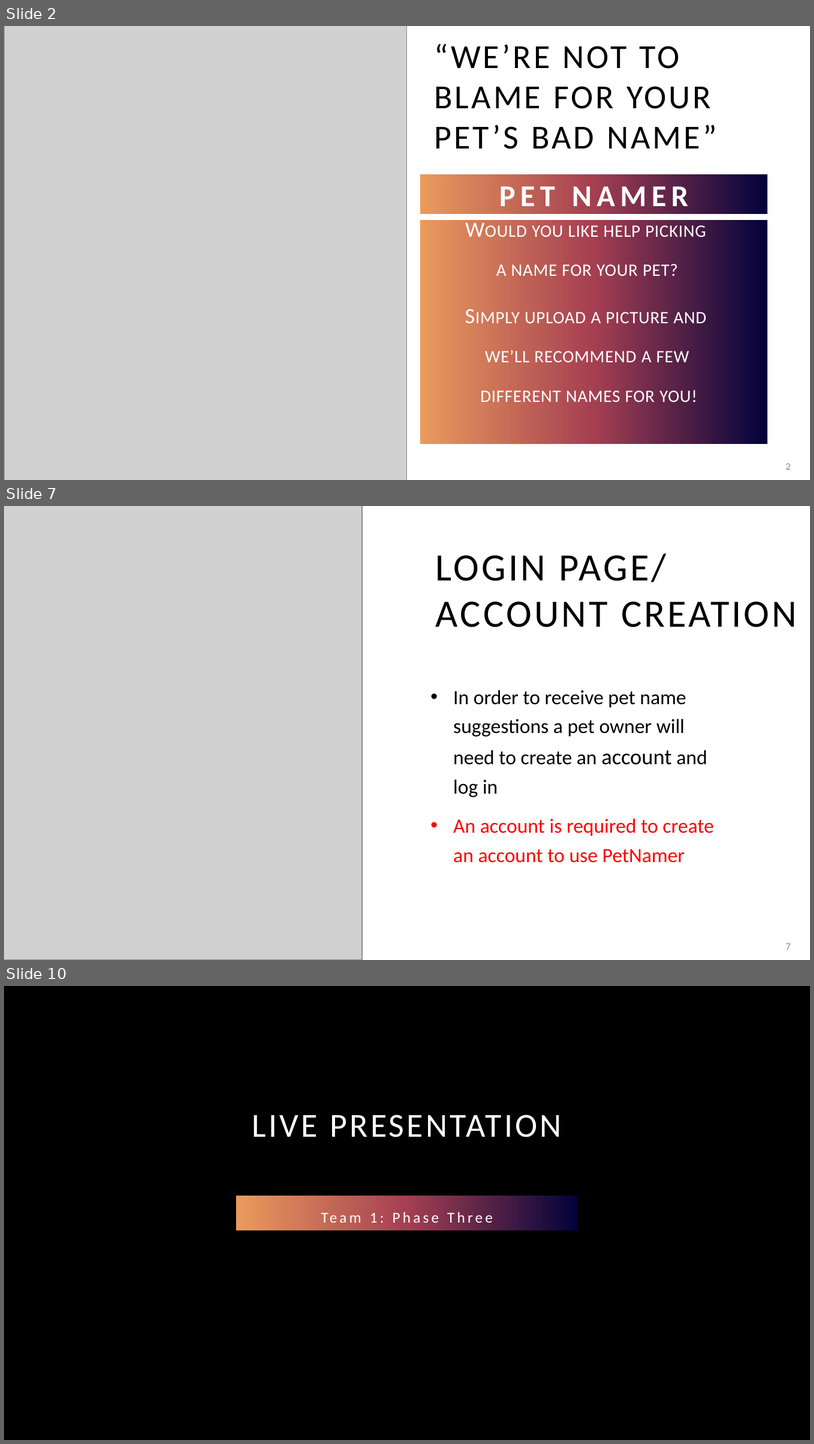
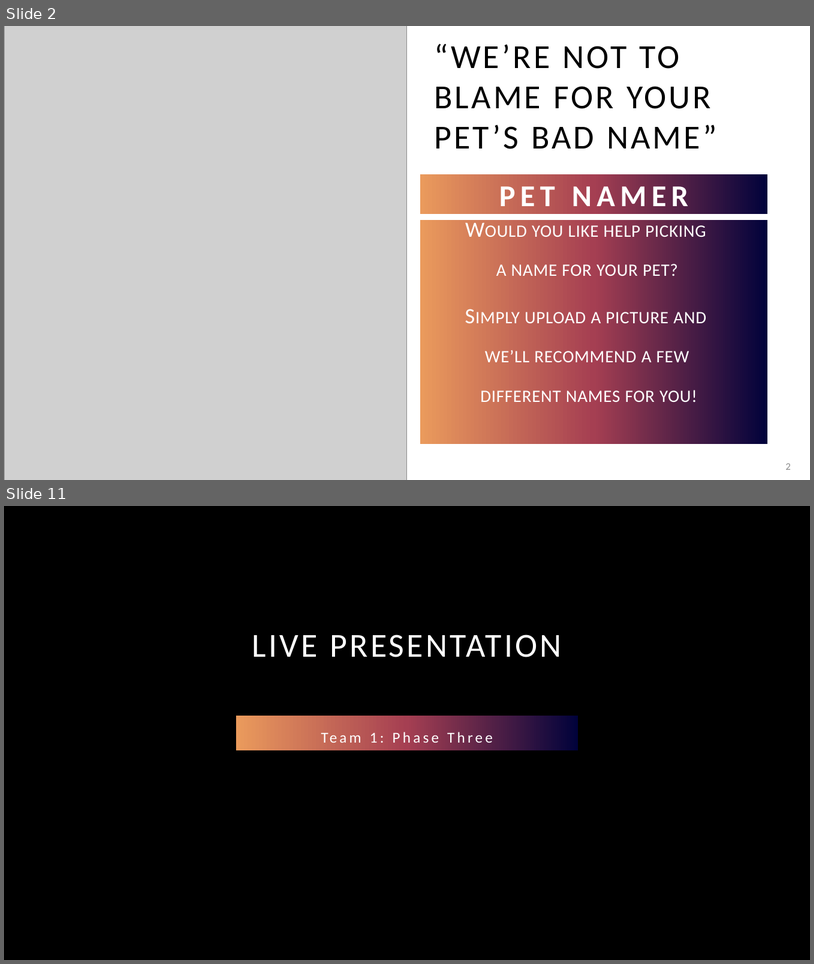
Before and after one commit to adriaonline/CPT200SP24-Team1, a slide deck: Phase 4 Docs/Phase 4 - Presentation.pptx. Shown one above the other, each under a label of ours: slides 2, 7 and 10 before the commit, slides 2 and 11 after it; the slides between them are not shown. The pictures are 814x1444 and 814x964 pixels, drawn with LibreOffice and Linux fonts; fonts in the diff are those of the drawing; grey boxes stand for pictures; background and template pictures are left out. Boxes give left, top, right and bottom in pixels: in the first picture for what was removed or moved away, otherwise in the second. Text is boxed around its words. In the diff, an @@ line names an element or a change of style, - is before the commit and + after.

```diff
--- a/Phase 4 Docs/Phase 4 - Presentation.pptx
+++ b/Phase 4 Docs/Phase 4 - Presentation.pptx
@@ slide 7 removed at <box>4,506,810,960</box>, background #FFFFFF @@
@@ picture removed at <box>4,506,362,960</box> @@
@@ title removed at <box>436,553,797,627</box> @@
-LOGIN PAGE/
-ACCOUNT CREATION
@@ text removed at <box>453,690,714,862</box> @@
-• In order to receive pet name suggestions a pet owner will need to create an account and log in
-• An account is required to create an account to use PetNamer
@@ page number removed at <box>786,943,791,949</box> @@
-7
@@ what was slide 10 is now slide 11 @@
```
Also in this commit, not shown: 8 slides added, 6 other slides removed, 2 other files.
